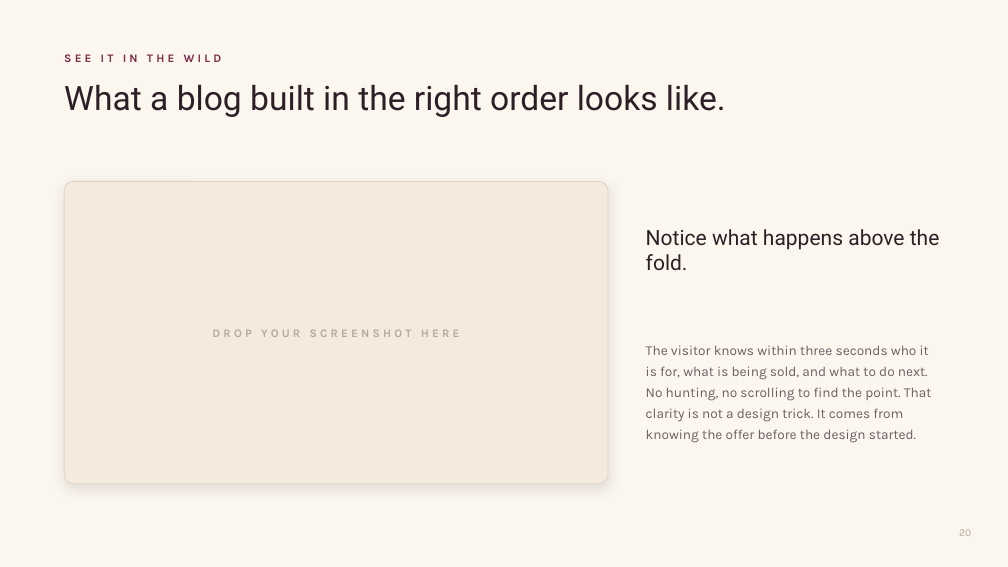
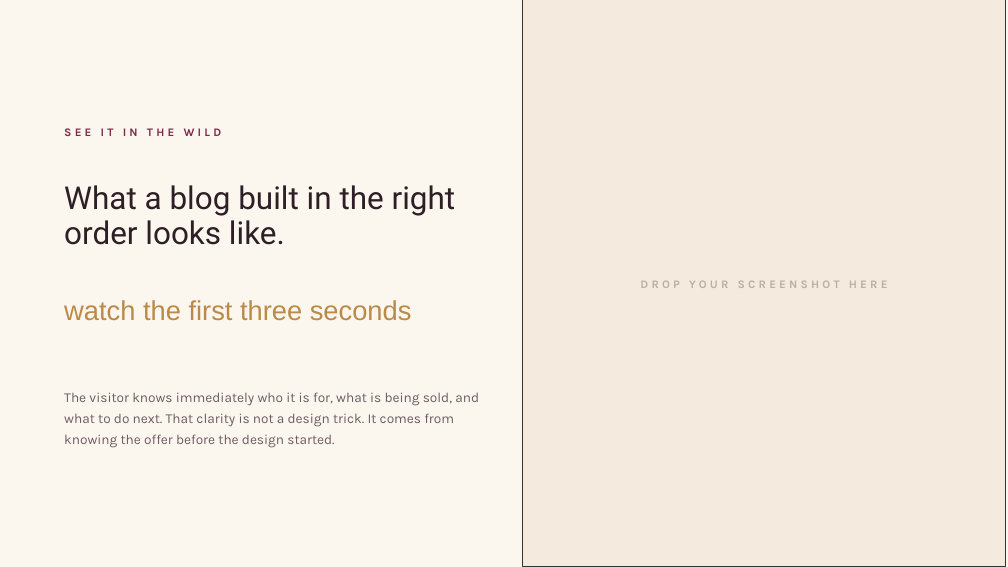
Before and after one commit to genasbury12/blb-site, a slide deck: slide 20 of BLB-Course-Deck-Template.pptx. Drawn at 1008x567 pixels with LibreOffice and Linux fonts; fonts in the diff are those of the drawing. Boxes give left, top, right and bottom in pixels: in the first picture for what was removed or moved away, otherwise in the second. Text is boxed around its words. In the diff, an @@ line names an element or a change of style, - is before the commit and + after.

```diff
--- a/BLB-Course-Deck-Template.pptx
+++ b/BLB-Course-Deck-Template.pptx
@@ rectangle added at (x1=523, y1=0, x2=1006, y2=567), fill #F4EBDE, outline #333333 1 pt @@
@@ text "SEE IT IN THE WILD" moved from (x1=64, y1=54, x2=222, y2=62) to (x1=64, y1=128, x2=222, y2=136) @@
@@ text "What a blog built in ..." moved from (x1=64, y1=84, x2=726, y2=117) to (x1=64, y1=185, x2=456, y2=245) @@
@@ text "What a blog built in ..." at (x1=64, y1=185, x2=456, y2=245): size 32 to 30 pt; line spacing 38pt to 34pt; vertical alignment top to middle @@
@@ rounded rectangle removed at (x1=64, y1=181, x2=608, y2=484) @@
@@ text "DROP YOUR SCREENSHOT HERE" moved from (x1=212, y1=330, x2=460, y2=337) to (x1=640, y1=281, x2=888, y2=288) @@
@@ text "DROP YOUR SCREENSHOT HERE" at (x1=640, y1=281, x2=888, y2=288): text colour #B7A99F to #BCAEA2 @@
@@ text at (x1=64, y1=300, x2=412, y2=321): text changed; size 20 to 26 pt; font Roboto to Arial; text colour #2E1F27 to #BC8A47 @@
-Notice what happens above the fold.
+watch the first three seconds
@@ text at (x1=64, y1=392, x2=479, y2=448): text changed @@
-The visitor knows within three seconds who it is for, what is being sold, and what to do next. No hunting, no scrolling to find the point. That clarity is not a design trick. It comes from knowing the offer before the design started.
+The visitor knows immediately who it is for, what is being sold, and what to do next. That clarity is not a design trick. It comes from knowing the offer before the design started.
@@ text removed at (x1=959, y1=529, x2=971, y2=536) @@
-20
```
Also in this commit, not shown: 98 other slides changed, 1 slide added, 1 slide removed, 1 other file.
